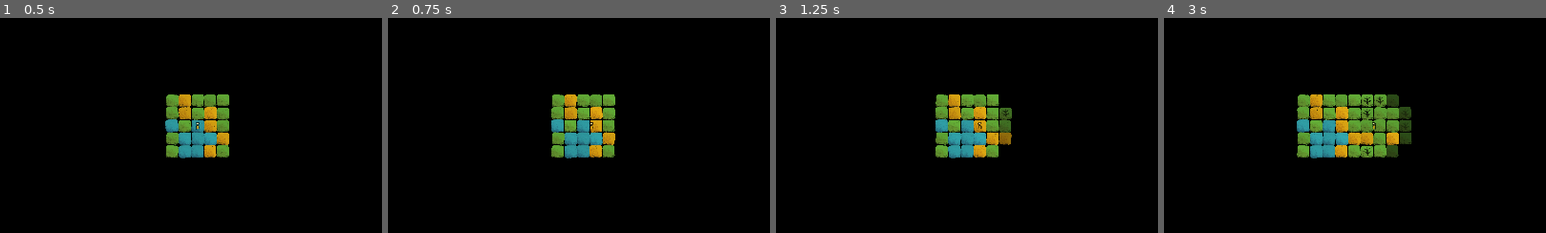
Above: before the commit, frames 1-4 (left to right).
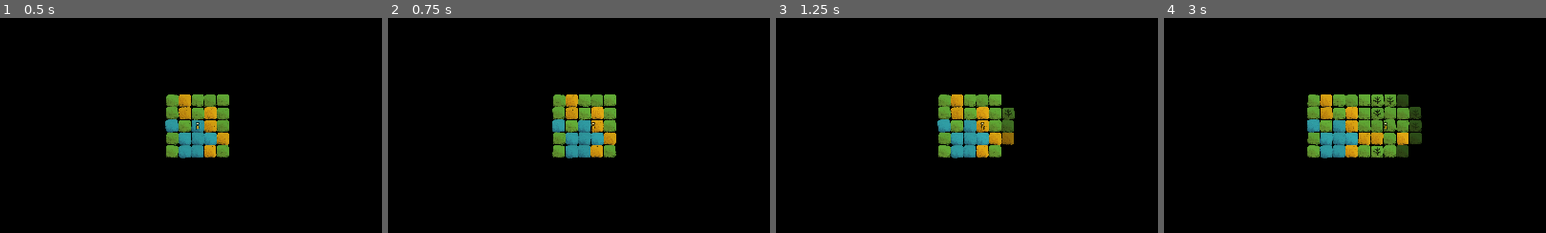
Above: after the commit, the same moments.

Repository: arrayewhy/Worlds
Game: Godot game, scene res://Scenes/Main.tscn
Two runs of this game, one before a commit and one after it. Both use one fixed random seed, a clock stepped at 60 frames per second and the inputs below.
Inputs (mouse positions are % of the whole screen's width and height, from its top left):
- Up to frame 1 (0.5 s): no input
- Up to frame 2 (0.75 s): tap Enter (Enter) at 0.5, 0.6 s; move the mouse to (72, 45) at 0.52 s; hold D (Right) from 0.53 s (still down); click (72, 45) at 0.67 s
- Up to frame 3 (1.25 s): keep holding D (Right)
- Up to frame 4 (3 s): release D (Right) at 1.25 s; drag from (30, 55) to (45, 70) at 1.27 s; move the mouse to (60, 28) at 2.02 s; hold D (Right) 2.03-2.75 s; hold ` (Tilde) 2.03-2.75 s; drag from (45, 70) to (20, 35) at 2.77 s
The pictures show only the part of the screen within x 24-74%, y 25-75%; the shares and areas given below are measured in that part.

Frame 1 is identical in both runs. In frame 2, 1.1% of the frame differs, in the area x 42-60%, y 35-66%; in frame 3, 2.0%; in frame 4, 6.5%, in the area x 34-68%, y 35-66%.

Commit message:
Begin [World Template]

Diff:
--- a/worlds/Scenes/Main.tscn
+++ b/worlds/Scenes/Main.tscn
@@ -14,6 +14,7 @@
 [ext_resource type="AudioStream" uid="uid://sos25qvtf0mq" path="res://Audio/SFX/Desert-Wind_611257__newlocknew__windsynth-3winter3osc.wav" id="12_py2jo"]
 [ext_resource type="AudioStream" uid="uid://cgv7itiiugmiq" path="res://Audio/SFX/Forest_634315__klankbeeld__border-forestfarmfield-727am-nl-eu-220515_0345.wav" id="13_wbwr2"]
 [ext_resource type="PackedScene" uid="uid://cf233120e3l52" path="res://Prefabs/Dice.tscn" id="14_1cw2s"]
+[ext_resource type="Image" uid="uid://bvafusrsjjlrn" path="res://Sprites/World-Templates/WT-Circle64.png" id="15_y08cy"]
 
 [sub_resource type="PlaceholderTexture2D" id="PlaceholderTexture2D_bu5ns"]
 size = Vector2(1920, 48)
@@ -83,6 +84,70 @@
 			moving.erase(i);
 "
 
+[sub_resource type="GDScript" id="GDScript_1rs1b"]
+resource_name = "World-Template"
+script/source = "extends Node
+
+@export var worldTemplate:Image;
+@export var biomeHolder:Node;
+
+#func _ready() -> void:
+	#SpawnBiomes_FromImage();
+
+func SpawnBiomes_FromImage() -> void:
+	var colArray:Array[Color] = ImageToColArray(worldTemplate);
+	var currgPos:Vector2i = Vector2i(0, 0);
+
+	var offset:Vector2i = (Vector2i(worldTemplate.get_width(), worldTemplate.get_height()) - Vector2i(1, 1)) / 2;
+
+	for i in colArray.size():
+		match colArray[i]:
+
+			Color(255, 0, 255, 255):
+				Biome_Master.SpawnBiome(currgPos - offset, Biome_Master.RandomBiomeType(), biomeHolder, \\
+				Interaction_Master.Type.NULL);
+			_:
+				pass;
+
+		if currgPos.x == worldTemplate.get_width() - 1:
+			currgPos.x = 0;
+			currgPos.y += 1;
+			continue;
+		currgPos.x += 1;
+
+	#print(colArray.size());
+
+func ImageToColArray(img:Image) -> Array[Color]:
+
+	var imgData:PackedByteArray = img.get_data ();
+
+	var colArray:Array[Color] = [];
+	var rgbaTracker:int;
+	var currCol:Color = Color.TRANSPARENT;
+
+	for i in imgData.size ():
+
+		if rgbaTracker >= 4:
+			rgbaTracker = 0;
+			colArray.append (currCol);
+
+		if rgbaTracker == 0:
+			currCol.r = imgData[i];
+		if rgbaTracker == 1:
+			currCol.g = imgData[i];
+		if rgbaTracker == 2:
+			currCol.b = imgData[i];
+		if rgbaTracker == 3:
+			currCol.a = imgData[i];
+
+		rgbaTracker += 1;
+
+	# Append the Final Pixel
+	colArray.append (currCol);
+
+	return colArray;
+"
+
 [node name="World" type="Node2D"]
 
 [node name="Camera2D" type="Camera2D" parent="."]
@@ -92,7 +157,7 @@
 [node name="Mover" type="Node" parent="Camera2D" node_paths=PackedStringArray("master")]
 script = ExtResource("1_vinv6")
 master = NodePath("..")
-speed = 1.0
+speed = 0.5
 
 [node name="Cam-Zoom" type="Node" parent="Camera2D"]
 script = ExtResource("3_xox30")
@@ -115,7 +180,7 @@
 [node name="Mover" type="Node" parent="Player" node_paths=PackedStringArray("master")]
 script = ExtResource("1_vinv6")
 master = NodePath("..")
-speed = 4.5
+speed = 5.0
 minDist = 10.0
 frameByFrame = true
 emitSignal = true
@@ -255,3 +320,8 @@
 
 [node name="Hover" type="Node2D" parent="Misc"]
 script = SubResource("GDScript_acxdq")
+
+[node name="World-Template" type="Node" parent="Misc" node_paths=PackedStringArray("biomeHolder")]
+script = SubResource("GDScript_1rs1b")
+worldTemplate = ExtResource("15_y08cy")
+biomeHolder = NodePath("../../Biome-Holder")
Not shown, changed: worlds/Misc/Notes.txt
Not shown: 1 places in worlds/Scenes/Main.tscn that only renumber resources
Binary file added: worlds/Sprites/World-Templates/WT-Circle64.png
Not shown, added: worlds/Sprites/World-Templates/WT-Circle64.png.import
